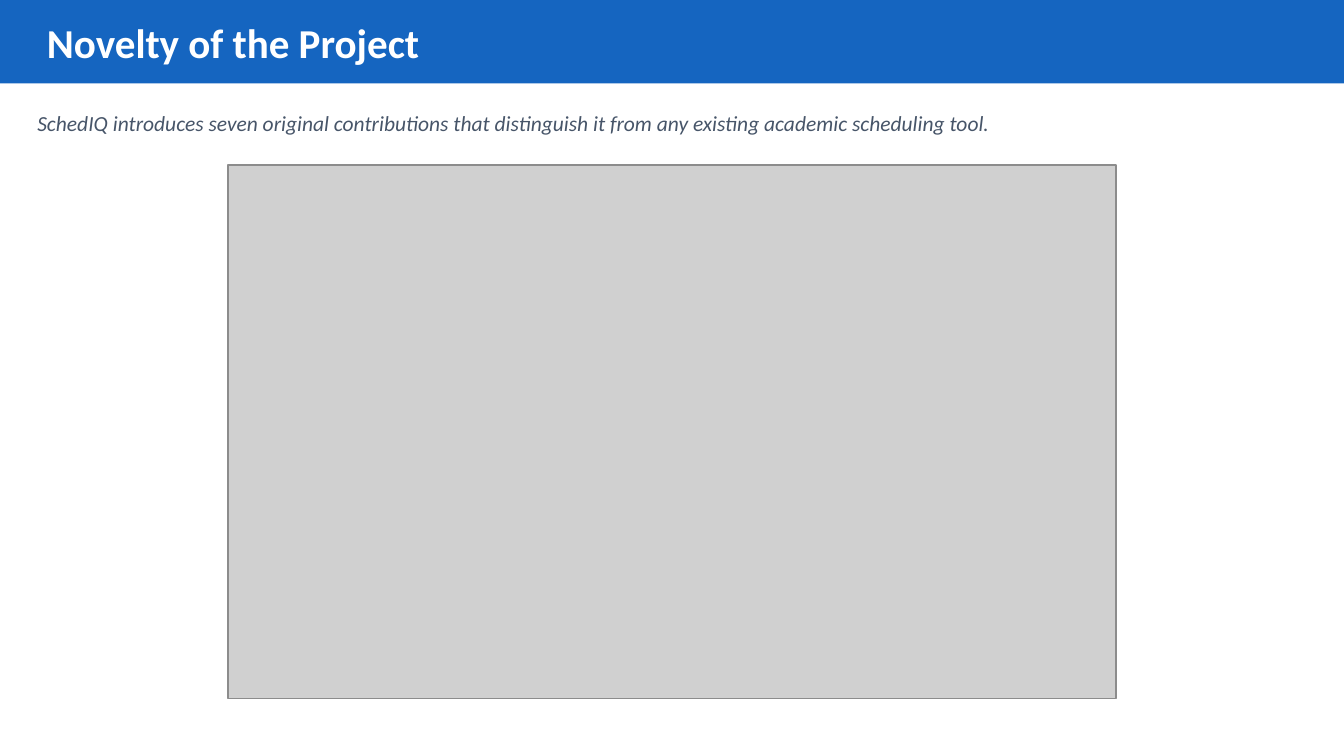
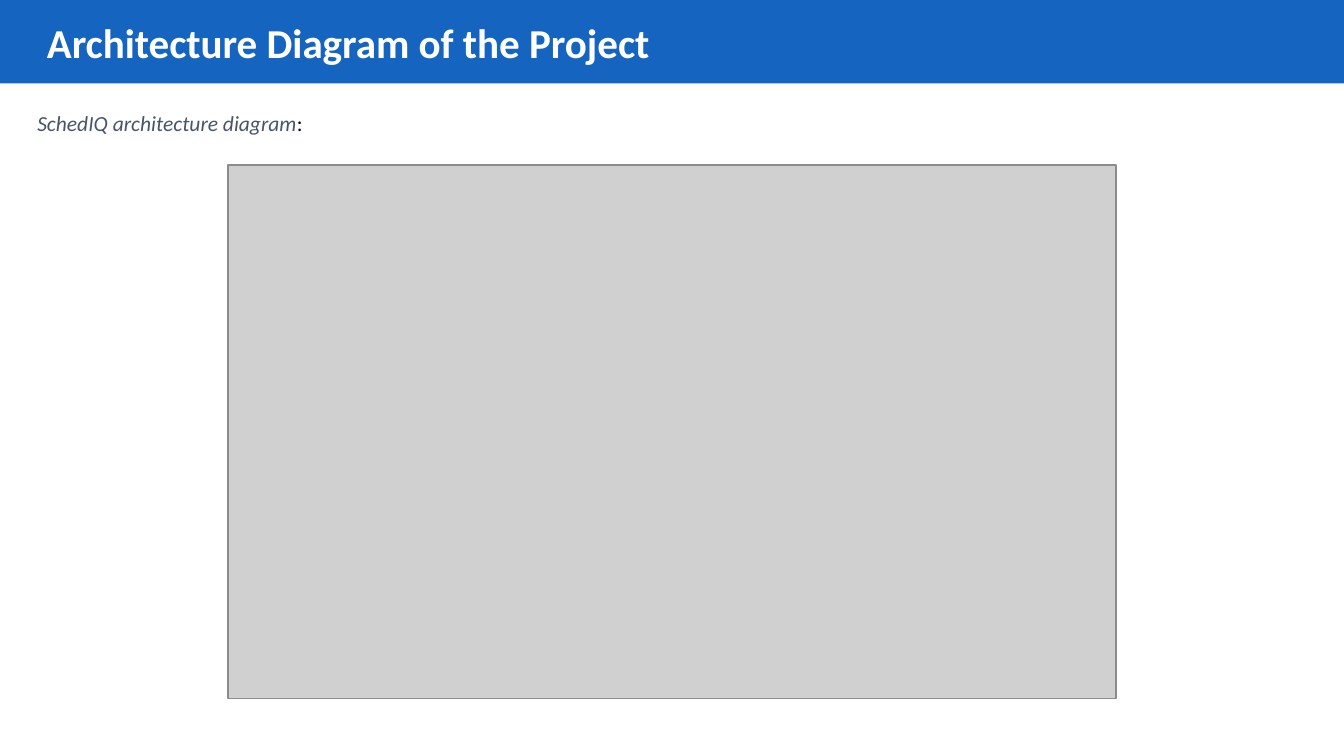
Before and after one commit to Kamalesh-Suresh-Kumar/VI-Mobile-Application-Development-Laboratory, a slide deck: slide 9 of miniproject_timetable_manager/Report and PPT/SchedIQ_Presentation.pptx. Drawn at 1344x756 pixels with LibreOffice and Linux fonts; fonts in the diff are those of the drawing; grey boxes stand for pictures. Boxes give left, top, right and bottom in pixels: in the first picture for what was removed or moved away, otherwise in the second. Text is boxed around its words. In the diff, an @@ line names an element or a change of style, - is before the commit and + after.

Commit message:
updated and correct version of project

```diff
--- a/miniproject_timetable_manager/Report and PPT/SchedIQ_Presentation.pptx
+++ b/miniproject_timetable_manager/Report and PPT/SchedIQ_Presentation.pptx
@@ text at (47, 29, 649, 65): text changed @@
-Novelty of the Project
+Architecture Diagram of the Project
@@ text at (37, 116, 303, 135): text changed @@
-SchedIQ introduces seven original contributions that distinguish it from any existing academic scheduling tool.
+SchedIQ architecture diagram:
```
Also in this commit, not shown: 1 other slide changed, 1 slide added, 1 slide removed, 5 other files.
